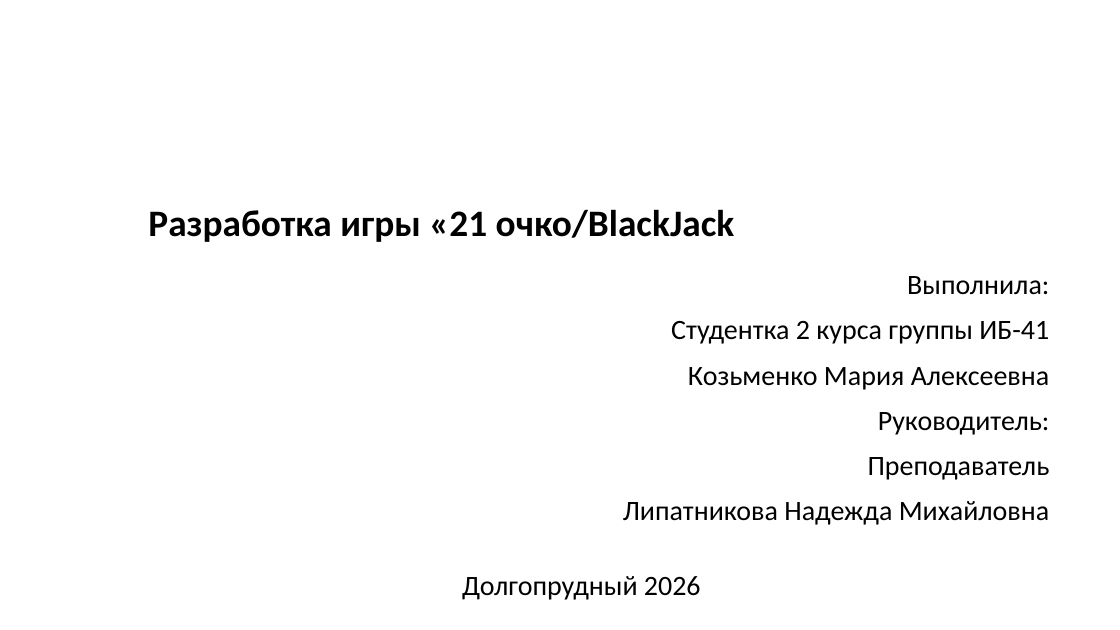
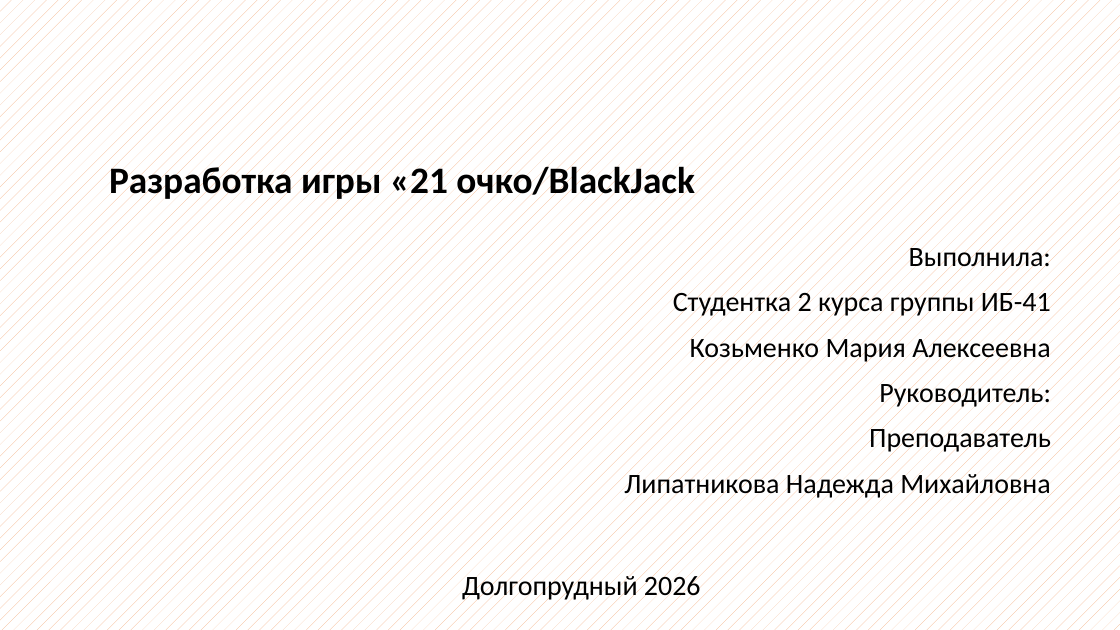
Before and after one commit to mavolomos/21-point, a slide deck: slide 1 of Проект_ОП03_Козьменко_презентация.pptx. Drawn at 1120x630 pixels with LibreOffice and Linux fonts; fonts in the diff are those of the drawing. Boxes give left, top, right and bottom in pixels: in the first picture for what was removed or moved away, otherwise in the second. Text is boxed around its words. In the diff, an @@ line names an element or a change of style, - is before the commit and + after.

```diff
--- a/Проект_ОП03_Козьменко_презентация.pptx
+++ b/Проект_ОП03_Козьменко_презентация.pptx
@@ background #FFFFFF to pattern #F4B183 on #FFFFFF @@
@@ title "Разработка игры «21 очко/BlackJack" rewrapped from bbox=[148, 209, 735, 242] to bbox=[109, 162, 695, 203] @@
@@ subtitle "Выполнила:" rewrapped from bbox=[623, 276, 1050, 525] to bbox=[624, 243, 1051, 499] @@
```
Also in this commit, not shown: 7 other slides changed.
